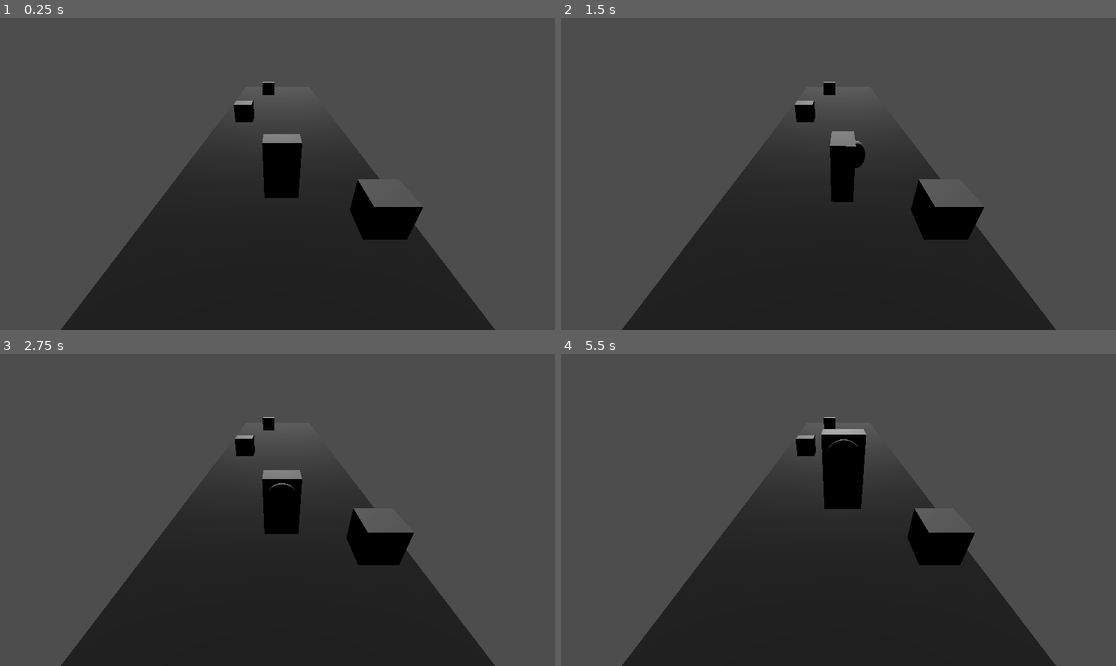
Above: before the commit, frames 1-4 (two rows, left to right).
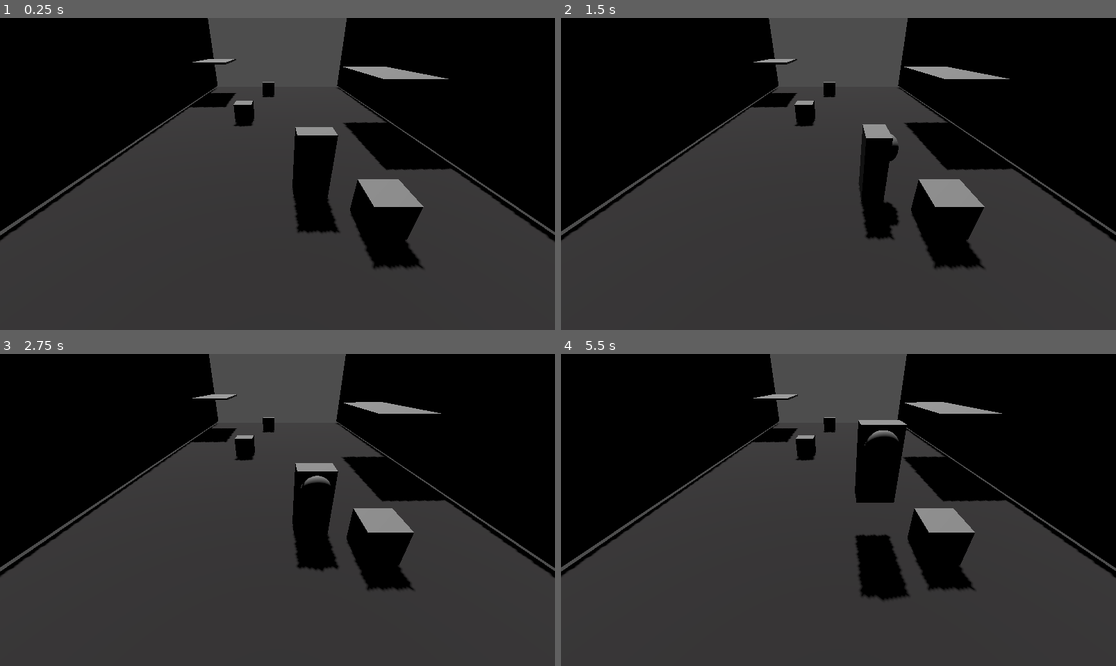
Above: after the commit, the same moments.

Repository: KalebClint/GodotJam2023
Game: Godot game, scene res://Scenes/main_scene.tscn
Two runs of this game, one before a commit and one after it. Both use one fixed random seed, a clock stepped at 60 frames per second and the inputs below.
Inputs:
- Up to frame 1 (0.25 s): no input
- Up to frame 2 (1.5 s): tap Enter (ui_accept) at 0.5, 0.77 s; tap A (a_key) at 0.6 s; tap D (d_key) at 1.35 s
- Up to frame 3 (2.75 s): tap Enter (ui_accept) at 1.52 s; tap S (s_key) at 2.1 s
- Up to frame 4 (5.5 s): tap Enter (ui_accept) at 2.75, 3.02, 3.77, 4.52, 5 s; tap W (w_key) at 2.85 s; tap A (a_key) at 3.6 s; tap D (d_key) at 4.35 s; tap S (s_key) at 5.1 s

The runs differ from the first frame. In frame 1, 43% of the frame differs, in the area x 0-100%, y 0-80%; in frame 2, 42%; in frame 3, 42%; in frame 4, 44%, in the area x 0-100%, y 0-79%.

Commit message:
started to create basic Shade/Light Mechanics.

Diff:
--- /dev/null
+++ b/Assets/canopy.tscn
@@ -0,0 +1,31 @@
+[gd_scene load_steps=5 format=3 uid="uid://cfptdladnalc1"]
+
+[ext_resource type="Script" path="res://Canopy.gd" id="1_o3ecl"]
+
+[sub_resource type="BoxShape3D" id="BoxShape3D_2lacd"]
+size = Vector3(5.18532, 0.131296, 2.73344)
+
+[sub_resource type="BoxMesh" id="BoxMesh_1psa5"]
+
+[sub_resource type="BoxShape3D" id="BoxShape3D_l6g43"]
+size = Vector3(4.08461, 2.52082, 2.22859)
+
+[node name="Canopy" type="StaticBody3D"]
+script = ExtResource("1_o3ecl")
+
+[node name="HitBox" type="CollisionShape3D" parent="."]
+transform = Transform3D(1, 0, 0, 0, 1, 0, 0, 0, 1, 0, 2.47953, 0)
+shape = SubResource("BoxShape3D_2lacd")
+
+[node name="CanopyMesh" type="MeshInstance3D" parent="."]
+transform = Transform3D(5.16587, 0, 0, 0, 0.132264, 0, 0, 0, 2.72599, 0, 2.47891, 0)
+mesh = SubResource("BoxMesh_1psa5")
+
+[node name="ShadeCollision" type="Area3D" parent="."]
+
+[node name="CollisionShape3D" type="CollisionShape3D" parent="ShadeCollision"]
+transform = Transform3D(1, 0, 0, 0, 1, 0, 0, 0, 1, 0, 1.23666, 0)
+shape = SubResource("BoxShape3D_l6g43")
+
+[connection signal="body_entered" from="ShadeCollision" to="." method="_on_shade_collision_body_entered"]
+[connection signal="body_exited" from="ShadeCollision" to="." method="_on_shade_collision_body_exited"]
--- /dev/null
+++ b/Canopy.gd
@@ -0,0 +1,25 @@
+extends StaticBody3D
+
+@onready var player = $"../Player"
+@onready var GameManager = $".."
+
+
+# Called when the node enters the scene tree for the first time.
+func _ready():
+	pass # Replace with function body.
+
+
+# Called every frame. 'delta' is the elapsed time since the previous frame.
+func _process(delta):
+	pass
+
+
+func _on_shade_collision_body_entered(body):
+	#Check if the object if the player, if so then thye are in shade
+	if body.name == "Player" && GameManager.sunsunOverhead:
+		player.underShade = true
+
+func _on_shade_collision_body_exited(body):
+	#Check if the object if the player, if so then they left shade
+	if body.name == "Player" && GameManager.sunsunOverhead:
+		player.underShade = false
--- a/PlayerController.gd
+++ b/PlayerController.gd
@@ -1,7 +1,11 @@
 extends CharacterBody3D
 
 @onready var characterMesh = $Mesh
+@onready var GameManager = $".."
 
+
+var underShade = false
+var illBar = 0
 
 const SPEED = 5.0
 const JUMP_VELOCITY = 4.5
@@ -10,9 +14,25 @@
 var gravity = ProjectSettings.get_setting("physics/3d/default_gravity")
 
 func _ready():
-	Input.mouse_mode = Input.MOUSE_MODE_CAPTURED
+	#Input.mouse_mode = Input.MOUSE_MODE_CAPTURED
+	pass
 
 func _physics_process(delta):
+
+	#If it is daytime, check if the player is under shade. If not increase Ill bar
+	if GameManager.daytime:
+		if !underShade:
+			illBar += 0.13
+			if illBar >= 100:
+				#Kill The Player
+				illBar = 0
+				position.x = 1
+				position.y = 0
+				position.z = 7
+
+			print(illBar)
+
+
 	# Add the gravity.
 	if not is_on_floor():
 		velocity.y -= gravity * delta
--- /dev/null
+++ b/Scenes/GameManager.gd
@@ -0,0 +1,13 @@
+extends Node3D
+
+var daytime = true
+
+var sunOverhead = false
+
+# Called when the node enters the scene tree for the first time.
+func _ready():
+	pass # Replace with function body.
+
+# Called every frame. 'delta' is the elapsed time since the previous frame.
+func _process(delta):
+	pass
--- a/Scenes/main_scene.tscn
+++ b/Scenes/main_scene.tscn
@@ -1,7 +1,9 @@
-[gd_scene load_steps=8 format=3 uid="uid://bepgm0dbx3npf"]
+[gd_scene load_steps=12 format=3 uid="uid://bepgm0dbx3npf"]
 
+[ext_resource type="Script" path="res://Scenes/GameManager.gd" id="1_gfti7"]
 [ext_resource type="PackedScene" uid="uid://biwp4yifu2qgc" path="res://Assets/Player/player.tscn" id="1_q62dl"]
 [ext_resource type="Script" path="res://Scenes/CameraMovement.gd" id="2_ly5yv"]
+[ext_resource type="PackedScene" uid="uid://cfptdladnalc1" path="res://Assets/canopy.tscn" id="3_pkvpp"]
 
 [sub_resource type="StandardMaterial3D" id="StandardMaterial3D_u15et"]
 albedo_color = Color(0.207843, 0.2, 0.203922, 1)
@@ -10,59 +12,117 @@
 material = SubResource("StandardMaterial3D_u15et")
 
 [sub_resource type="BoxShape3D" id="BoxShape3D_3of4a"]
-size = Vector3(12.453, 0.378647, 41.9976)
+size = Vector3(24, 0.378647, 41.9976)
 
 [sub_resource type="BoxShape3D" id="BoxShape3D_0wnbh"]
 
 [sub_resource type="BoxMesh" id="BoxMesh_xgh11"]
 
-[node name="MainScene" type="Node3D"]
+[sub_resource type="BoxShape3D" id="BoxShape3D_vke73"]
+size = Vector3(1.03812, 8.83496, 22.547)
 
-[node name="Ground" type="StaticBody3D" parent="."]
+[sub_resource type="BoxMesh" id="BoxMesh_ku2b0"]
 
-[node name="MeshInstance3D" type="MeshInstance3D" parent="Ground"]
-transform = Transform3D(6.87231, 0, 0, 0, 0.18769, 0, 0, 0, 23.1629, 0.00720501, 0.209498, -0.0622272)
+[node name="GameManager" type="Node3D"]
+script = ExtResource("1_gfti7")
+
+[node name="Map" type="Node3D" parent="."]
+
+[node name="Ground" type="StaticBody3D" parent="Map"]
+
+[node name="MeshInstance3D" type="MeshInstance3D" parent="Map/Ground"]
+transform = Transform3D(13.1405, 0, 0, 0, 0.18769, 0, 0, 0, 23.1629, 0.00720501, 0.209498, -0.0622272)
 mesh = SubResource("BoxMesh_qju87")
 
-[node name="CollisionShape3D" type="CollisionShape3D" parent="Ground"]
-transform = Transform3D(0.551045, 0, 0, 0, 0.551045, 0, 0, 0, 0.551045, 0, 0, 0)
+[node name="CollisionShape3D" type="CollisionShape3D" parent="Map/Ground"]
+transform = Transform3D(0.551045, 0, 0, 0, 0.551045, 0, 0, 0, 0.551045, 0, 0.2, 0)
 shape = SubResource("BoxShape3D_3of4a")
 
-[node name="Player" parent="." instance=ExtResource("1_q62dl")]
-transform = Transform3D(1, 0, 0, 0, 1, 0, 0, 0, 1, 0.116222, 0, 7.08691)
+[node name="Boxes" type="Node3D" parent="Map"]
 
-[node name="DirectionalLight3D" type="DirectionalLight3D" parent="."]
-transform = Transform3D(1, 0, 0, 0, -0.965926, 0.258819, 0, -0.258819, -0.965926, 0, 6, -13)
+[node name="Box" type="StaticBody3D" parent="Map/Boxes"]
+transform = Transform3D(1, 0, 0, 0, 1, 0, 0, 0, 1, -1.93944, 0.845369, 0)
+
+[node name="CollisionShape3D" type="CollisionShape3D" parent="Map/Boxes/Box"]
+shape = SubResource("BoxShape3D_0wnbh")
+
+[node name="MeshInstance3D" type="MeshInstance3D" parent="Map/Boxes/Box"]
+mesh = SubResource("BoxMesh_xgh11")
+
+[node name="Box2" type="StaticBody3D" parent="Map/Boxes"]
+transform = Transform3D(1, 0, 0, 0, 1, 0, 0, 0, 1, 2.45676, 0.845369, 8.46025)
+
+[node name="CollisionShape3D" type="CollisionShape3D" parent="Map/Boxes/Box2"]
+shape = SubResource("BoxShape3D_0wnbh")
+
+[node name="MeshInstance3D" type="MeshInstance3D" parent="Map/Boxes/Box2"]
+mesh = SubResource("BoxMesh_xgh11")
+
+[node name="Box3" type="StaticBody3D" parent="Map/Boxes"]
+transform = Transform3D(1, 0, 0, 0, -0.998428, -0.056048, 0, 0.056048, -0.998428, -0.807704, 0.845369, -7.60682)
+
+[node name="CollisionShape3D" type="CollisionShape3D" parent="Map/Boxes/Box3"]
+shape = SubResource("BoxShape3D_0wnbh")
+
+[node name="MeshInstance3D" type="MeshInstance3D" parent="Map/Boxes/Box3"]
+mesh = SubResource("BoxMesh_xgh11")
+
+[node name="Wall" type="StaticBody3D" parent="Map"]
+transform = Transform3D(1, 0, 0, 0, 1, 0, 0, 0, 1, 7.35895, 1.0801, 0)
+
+[node name="CollisionShape3D" type="CollisionShape3D" parent="Map/Wall"]
+transform = Transform3D(1, 0, 0, 0, 1, 0, 0, 0, 1, -0.499634, 3.84725, 0)
+shape = SubResource("BoxShape3D_vke73")
+
+[node name="MeshInstance3D" type="MeshInstance3D" parent="Map/Wall"]
+transform = Transform3D(1, 0, 0, 0, 8.90002, 0, 0, 0, 22.5644, -0.502284, 3.85885, 0)
+mesh = SubResource("BoxMesh_ku2b0")
+
+[node name="Wall2" type="StaticBody3D" parent="Map"]
+transform = Transform3D(1, 0, 0, 0, 1, 0, 0, 0, 1, -6.37965, 1.0801, 0)
+
+[node name="CollisionShape3D" type="CollisionShape3D" parent="Map/Wall2"]
+transform = Transform3D(1, 0, 0, 0, 1, 0, 0, 0, 1, -0.499634, 3.84725, 0)
+shape = SubResource("BoxShape3D_vke73")
+
+[node name="MeshInstance3D" type="MeshInstance3D" parent="Map/Wall2"]
+transform = Transform3D(1, 0, 0, 0, 8.90002, 0, 0, 0, 22.5644, -0.502284, 3.85885, 0)
+mesh = SubResource("BoxMesh_ku2b0")
 
 [node name="Camera3D" type="Camera3D" parent="."]
 transform = Transform3D(1, 0, 0, 0, 0.845746, 0.533585, 0, -0.533585, 0.845746, 0, 4.10268, 10.6443)
 script = ExtResource("2_ly5yv")
 
-[node name="Boxxes" type="Node3D" parent="."]
+[node name="Player" parent="." instance=ExtResource("1_q62dl")]
+transform = Transform3D(1, 0, 0, 0, 1, 0, 0, 0, 1, 0.98199, 0, 7.08691)
 
-[node name="Box" type="StaticBody3D" parent="Boxxes"]
-transform = Transform3D(1, 0, 0, 0, 1, 0, 0, 0, 1, -1.93944, 0.845369, 0)
+[node name="Canopy" parent="." instance=ExtResource("3_pkvpp")]
+transform = Transform3D(0.0198256, 0, -0.999803, 0, 1, 0, 0.999803, 0, 0.0198256, 5.22291, 0.518024, 1.27642)
 
-[node name="CollisionShape3D" type="CollisionShape3D" parent="Boxxes/Box"]
-shape = SubResource("BoxShape3D_0wnbh")
+[node name="ShadeCollision" parent="Canopy" index="2"]
+transform = Transform3D(0.999999, 0, -7.45058e-09, 0, 1, 0, 7.45058e-09, 0, 0.999999, 1.12427, 0, 0.870164)
 
-[node name="MeshInstance3D" type="MeshInstance3D" parent="Boxxes/Box"]
-mesh = SubResource("BoxMesh_xgh11")
+[node name="CollisionShape3D" parent="Canopy/ShadeCollision" index="0"]
+transform = Transform3D(1, 0, 3.72529e-09, 0, 1, 0, -3.72529e-09, 0, 1, -1.08889, 1.23666, -0.951041)
 
-[node name="Box2" type="StaticBody3D" parent="Boxxes"]
-transform = Transform3D(1, 0, 0, 0, 1, 0, 0, 0, 1, 2.45676, 0.845369, 8.46025)
+[node name="Canopy2" parent="." instance=ExtResource("3_pkvpp")]
+transform = Transform3D(-0.0288463, 0, 0.999584, 0, 1, 0, -0.999584, 0, -0.0288463, -5.00859, 0.518024, -7.45434)
 
-[node name="CollisionShape3D" type="CollisionShape3D" parent="Boxxes/Box2"]
-shape = SubResource("BoxShape3D_0wnbh")
+[node name="HitBox" parent="Canopy2" index="0"]
+transform = Transform3D(1, 0, 0, 0, 1, 0, 0, 0, 1, 0, 2.47953, 0)
 
-[node name="MeshInstance3D" type="MeshInstance3D" parent="Boxxes/Box2"]
-mesh = SubResource("BoxMesh_xgh11")
+[node name="CanopyMesh" parent="Canopy2" index="1"]
+transform = Transform3D(5.16587, 0, -2.23517e-08, 0, 0.132264, 0, 1.49012e-08, 0, 2.72599, 0.00649452, 2.47891, -0.225056)
 
-[node name="Box3" type="StaticBody3D" parent="Boxxes"]
-transform = Transform3D(1, 0, 0, 0, -0.998428, -0.056048, 0, 0.056048, -0.998428, -0.807704, 0.845369, -7.60682)
+[node name="ShadeCollision" parent="Canopy2" index="2"]
+transform = Transform3D(0.999999, 0, -7.45058e-09, 0, 1, 0, 7.45058e-09, 0, 0.999999, 1.12427, 0, 0.870164)
 
-[node name="CollisionShape3D" type="CollisionShape3D" parent="Boxxes/Box3"]
-shape = SubResource("BoxShape3D_0wnbh")
+[node name="CollisionShape3D" parent="Canopy2/ShadeCollision" index="0"]
+transform = Transform3D(1, 0, 3.72529e-09, 0, 1, 0, -3.72529e-09, 0, 1, -1.08889, 1.23666, -0.951041)
 
-[node name="MeshInstance3D" type="MeshInstance3D" parent="Boxxes/Box3"]
-mesh = SubResource("BoxMesh_xgh11")
+[node name="DirectionalLight3D" type="DirectionalLight3D" parent="."]
+transform = Transform3D(0.597625, -0.801776, -5.12623e-08, -0.470139, -0.350431, 0.810042, -0.649472, -0.484101, -0.586372, 0.201121, 15.0969, 3.88809)
+shadow_enabled = true
+
+[editable path="Canopy"]
+[editable path="Canopy2"]
